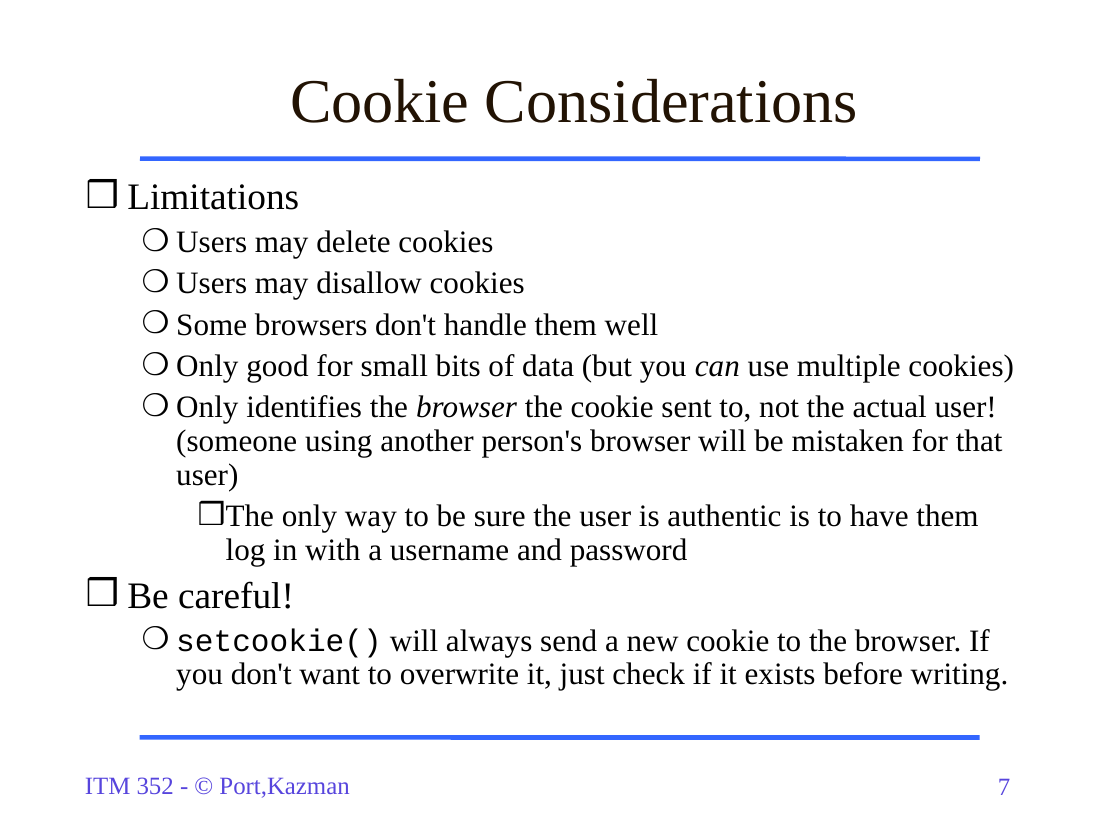
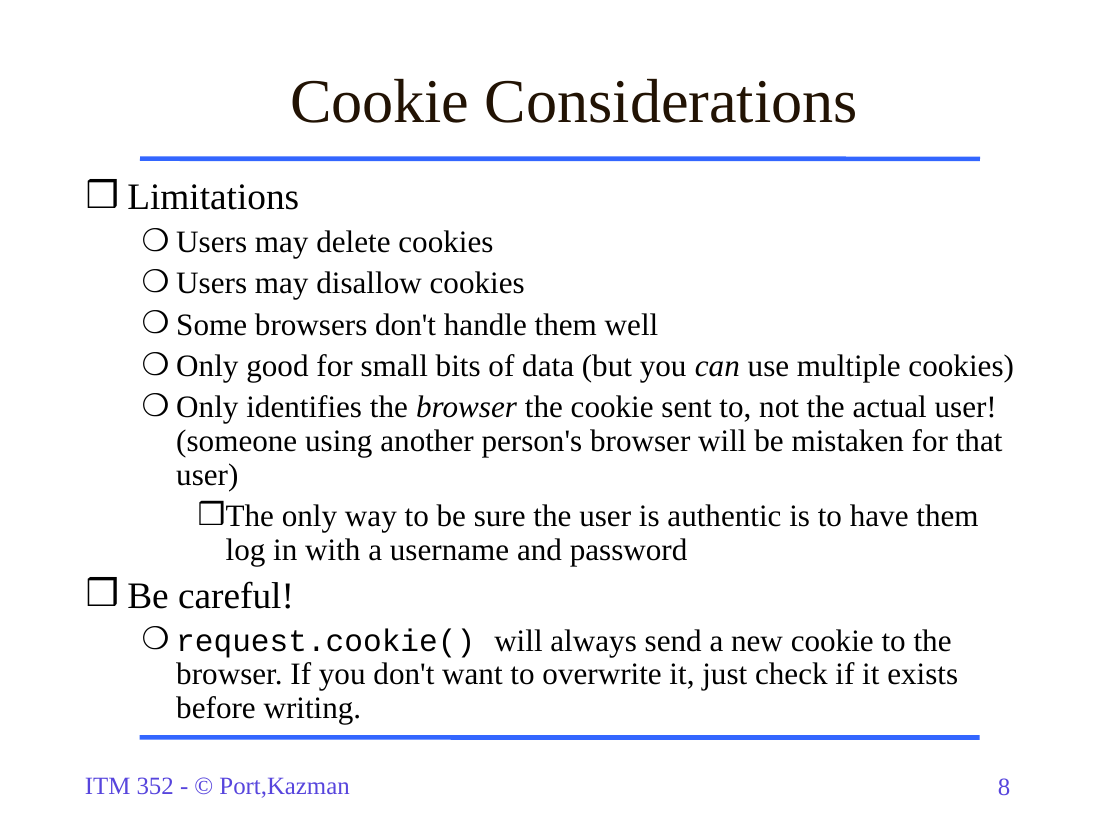
Before and after one commit to dport96/ITM352, a slide deck: slide 8 of morea/170.Cookies-Sessions/ITM352_Cookies_Sessions.ppt (slide 7 before the commit). Drawn at 1120x840 pixels with LibreOffice and Linux fonts; fonts in the diff are those of the drawing. Boxes give left, top, right and bottom in pixels: in the first picture for what was removed or moved away, otherwise in the second. Text is boxed around its words. In the diff, an @@ line names an element or a change of style, - is before the commit and + after.

```diff
--- a/morea/170.Cookies-Sessions/ITM352_Cookies_Sessions.ppt
+++ b/morea/170.Cookies-Sessions/ITM352_Cookies_Sessions.ppt
@@ text at <box>176,628,958,723</box>: text changed @@
-  ❍ setcookie() will always send a new cookie to the browser. If you don't want to overwrite it, just check if it exists before writing.
+  ❍ request.cookie() will always send a new cookie to the browser. If you don't want to overwrite it, just check if it exists before writing.
@@ page number at <box>998,778,1010,796</box>: text changed @@
-7
+8
```
Also in this commit, not shown: 5 other slides changed, 2 slides added, 8 slides removed, 1 other file.
